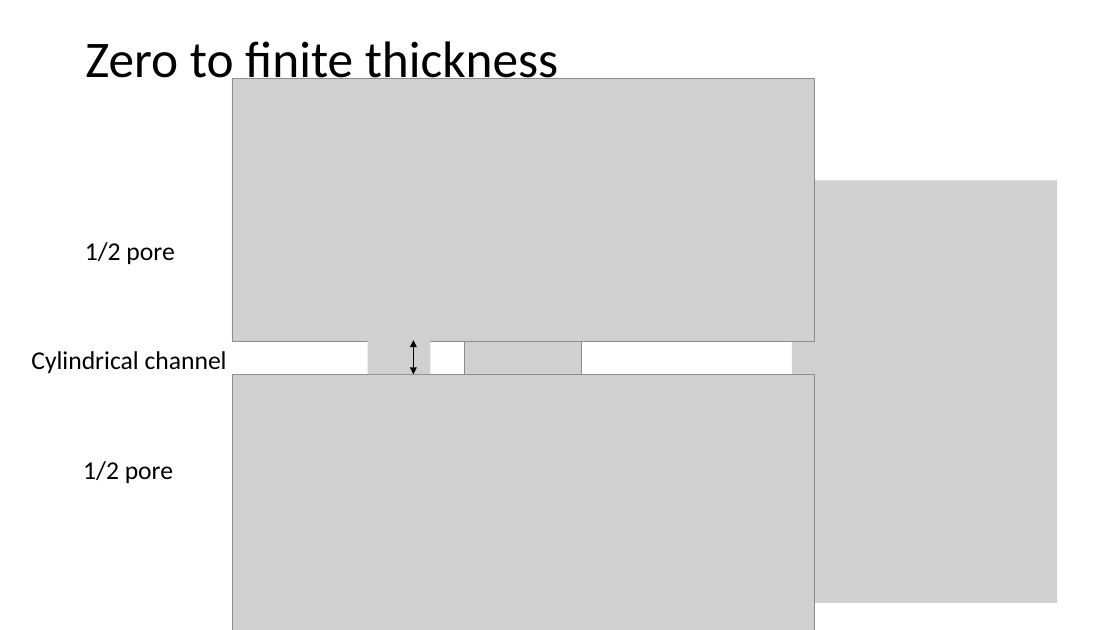
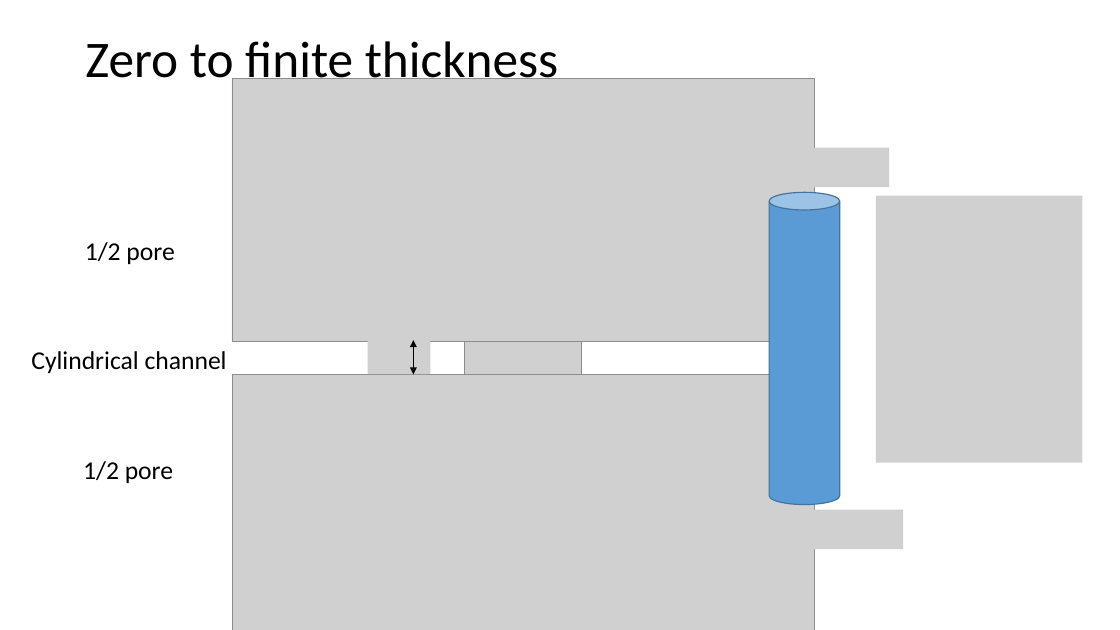
Before and after one commit to maoyanren/APS_DFD_2014, a slide deck: slide 3 of finite_pore.pptx. Drawn at 1120x630 pixels with LibreOffice and Linux fonts; fonts in the diff are those of the drawing; grey boxes stand for pictures. Boxes give left, top, right and bottom in pixels: in the first picture for what was removed or moved away, otherwise in the second. Text is boxed around its words. In the diff, an @@ line names an element or a change of style, - is before the commit and + after.

```diff
--- a/finite_pore.pptx
+++ b/finite_pore.pptx
@@ picture added at (717, 148, 890, 187) @@
@@ cylinder added at (770, 192, 840, 505), fill #5B9BD5, outline #43739E 1 pt @@
@@ picture removed at (792, 181, 1058, 603) @@
@@ picture added at (876, 196, 1083, 463) @@
@@ picture added at (706, 510, 903, 549) @@
```
Also in this commit, not shown: 8 other slides changed, 1 other file.
